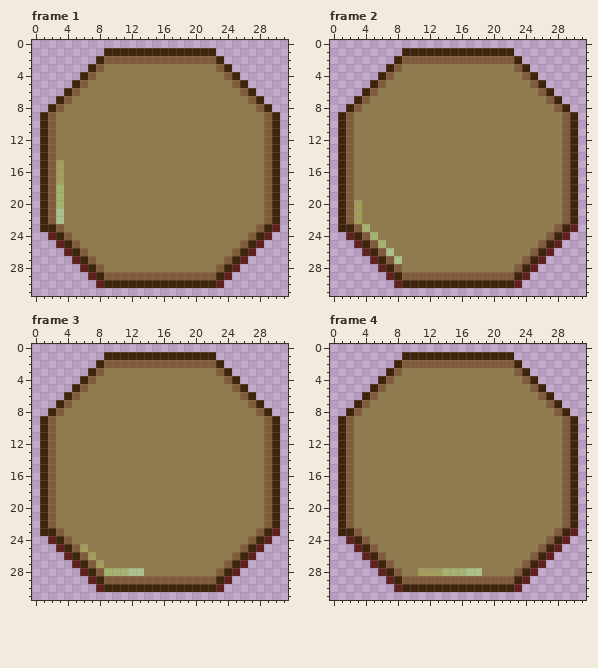
Pixel-art file -- assets/images/pickup_slowmotion.ase. That is the earlier state.
32x32 pixels, 15 frames. Shown: frame 1, frame 2, frame 3, frame 4. The commit also changed other frames, which this record leaves out.
The same view after the edit:
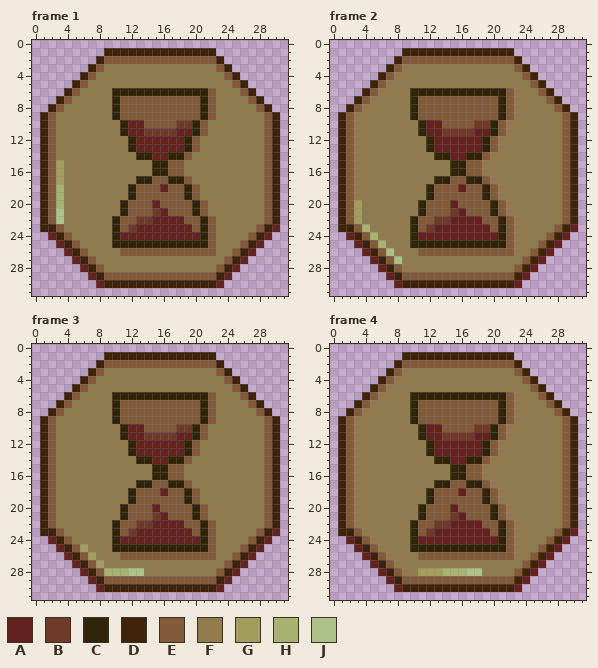
Palette (. is transparent): A #60211f  B #703a2b  C #302508  D #3f240b  E #825b3b  F #917b4d  G #a39d5d  H #a8b270  J #acc189
Commit message: Added missing frames
Diff:
Frame 1, layers "Pickup", "Shadow":
y 6: x 10..22 FFFFFFFFFFFFF -> CCCCCCCCCCCCE
y 7..9: x 10..22 FFFFFFFFFFFFF -> CEEEEEEEEEECE
y 10: x 11..21 FFFFFFFFFFF -> CAAEEEEBBCE
y 11: x 11..21 FFFFFFFFFFF -> CAABBBBAACE
y 12..13: x 12..20 FFFFFFFFF -> CAAAAAACE
y 14: x 13..19 FFFFFFF -> CCAACCE
y 15..16: x 15..18 FFFF -> CCEE
y 17: x 13..19 FFFFFFF -> CCEECCE
y 18: x 12..20 FFFFFFFFF -> CEEEAEECE
y 19: x 12..20 FFFFFFFFF -> CEEEEEECE
y 20: x 11..21 FFFFFFFFFFF -> CEEEAEEEECE
y 21: x 11..21 FFFFFFFFFFF -> CEEEBAEEECE
y 22: x 10..22 FFFFFFFFFFFFF -> CEEBBAAAAEECE
y 23: x 10..22 FFFFFFFFFFFFF -> CEBAAAAAAAECE
y 24: x 10..22 FFFFFFFFFFFFF -> CAAAAAAAAAACE
y 25: x 10..22 FFFFFFFFFFFFF -> CCCCCCCCCCCCE
y 26: x 11..22 FFFFFFFFFFFF -> EEEEEEEEEEEE
Frame 2, layers "Pickup", "Shadow": the same change as frame 1
Frame 3, layers "Pickup", "Shadow": the same change as frame 1
Frame 4, layers "Pickup", "Shadow": the same change as frame 1
Pixel boxes of the changes (left, top, right, bottom) in both pictures:
changed: (112, 88, 216, 256)
changed: (410, 88, 514, 256)
changed: (112, 392, 216, 560)
changed: (410, 392, 514, 560)
